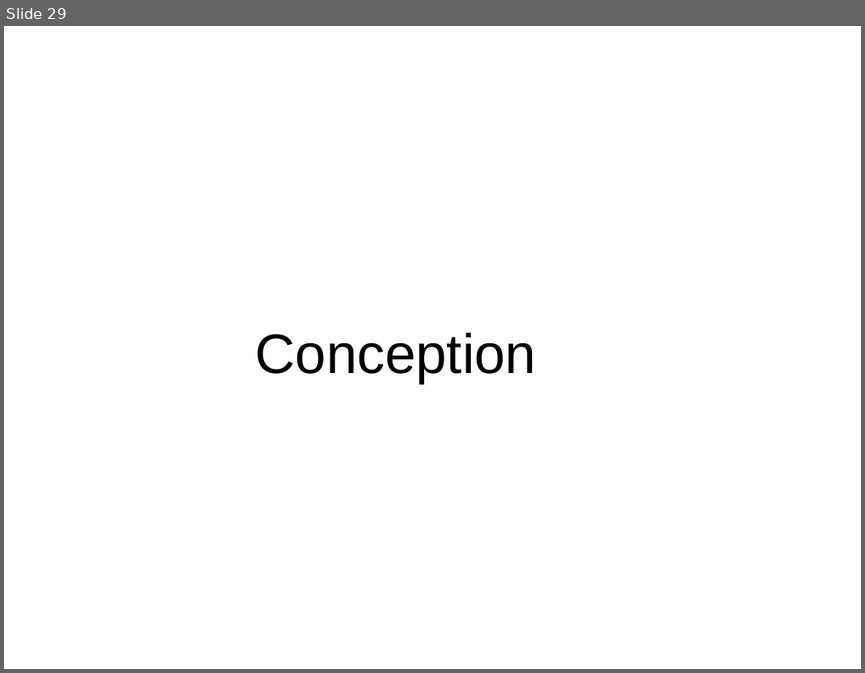
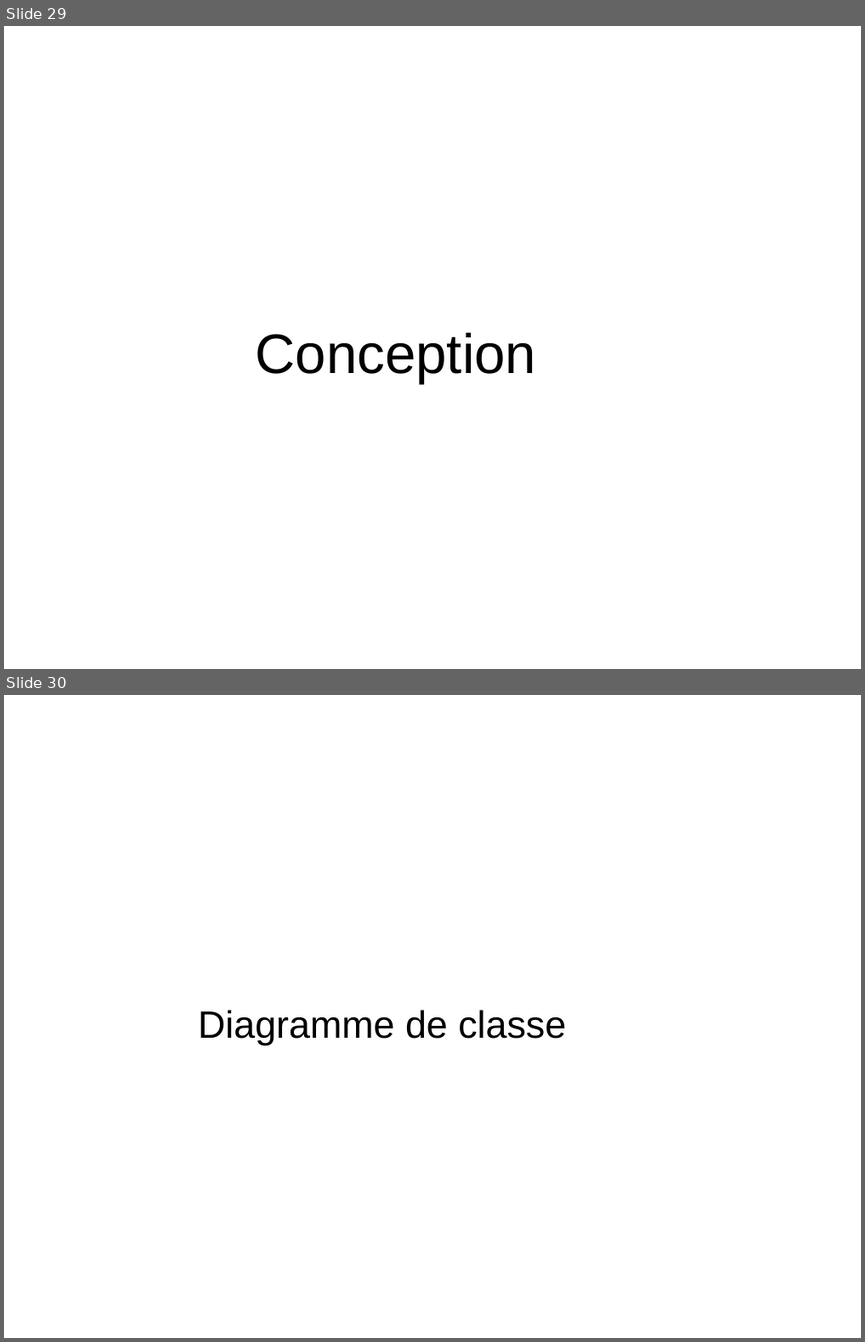
Before and after one commit to HabibAroua/Criminel_dep, a slide deck: documentation/presentation/P1/2734.ppt. Shown one above the other, each under a label of ours: slide 29 before the commit, slides 29 and 30 after it. The pictures are 865x673 and 865x1342 pixels, drawn with LibreOffice and Linux fonts; fonts in the diff are those of the drawing; background and template pictures are left out. Boxes give left, top, right and bottom in pixels: in the first picture for what was removed or moved away, otherwise in the second. Text is boxed around its words. In the diff, an @@ line names an element or a change of style, - is before the commit and + after.

```diff
--- a/documentation/presentation/P1/2734.ppt
+++ b/documentation/presentation/P1/2734.ppt
@@ slide 30 added at box(4, 695, 861, 1338), background picture (left out) @@
@@ text added at box(198, 1009, 566, 1045), 32 pt, text #000000 @@
+Diagramme de classe
```
Also in this commit, not shown: 1 slide changed.
